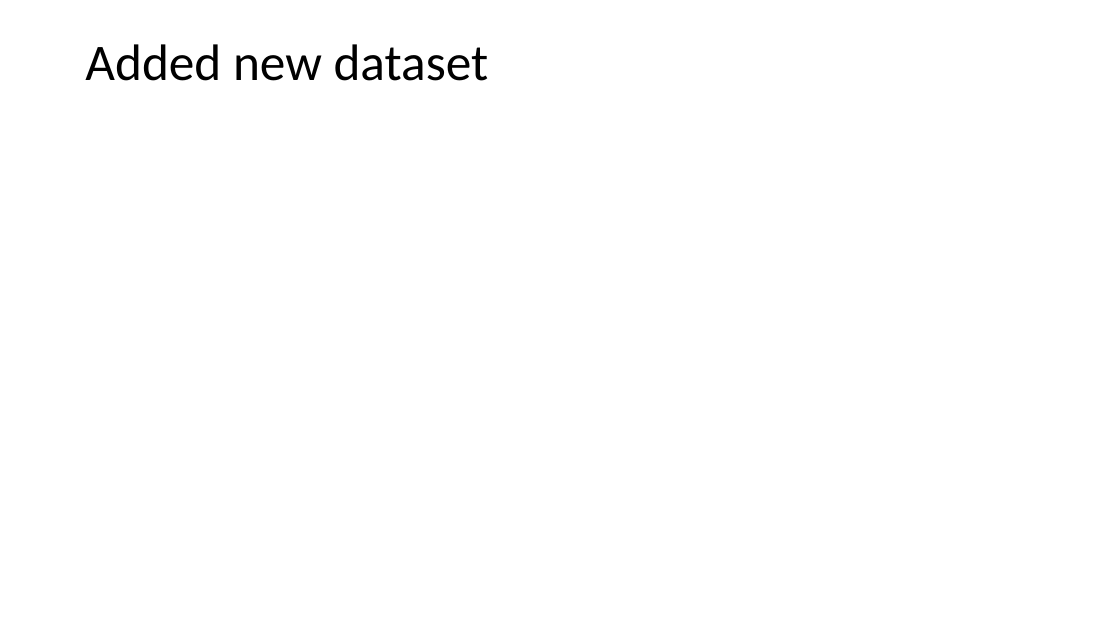
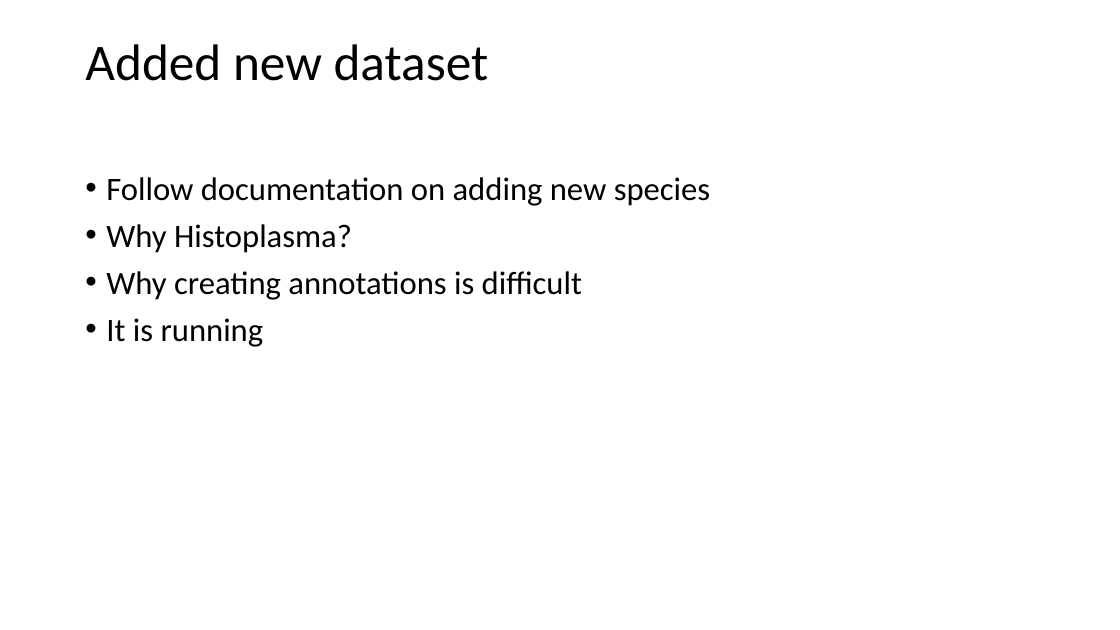
Before and after one commit to 3mma-mack/riboviz-presentation, a slide deck: slide 6 of Rundown-of-our-3-months.pptx. Drawn at 1120x630 pixels with LibreOffice and Linux fonts; fonts in the diff are those of the drawing. Boxes give left, top, right and bottom in pixels: in the first picture for what was removed or moved away, otherwise in the second. Text is boxed around its words. In the diff, an @@ line names an element or a change of style, - is before the commit and + after.

```diff
--- a/Rundown-of-our-3-months.pptx
+++ b/Rundown-of-our-3-months.pptx
@@ text added at <box>106,177,710,347</box>, 28 pt, text #000000 @@
+• Follow documentation on adding new species
+• Why Histoplasma?
+• Why creating annotations is difficult
+• It is running
```
Also in this commit, not shown: 5 other slides changed, 5 slides added.
